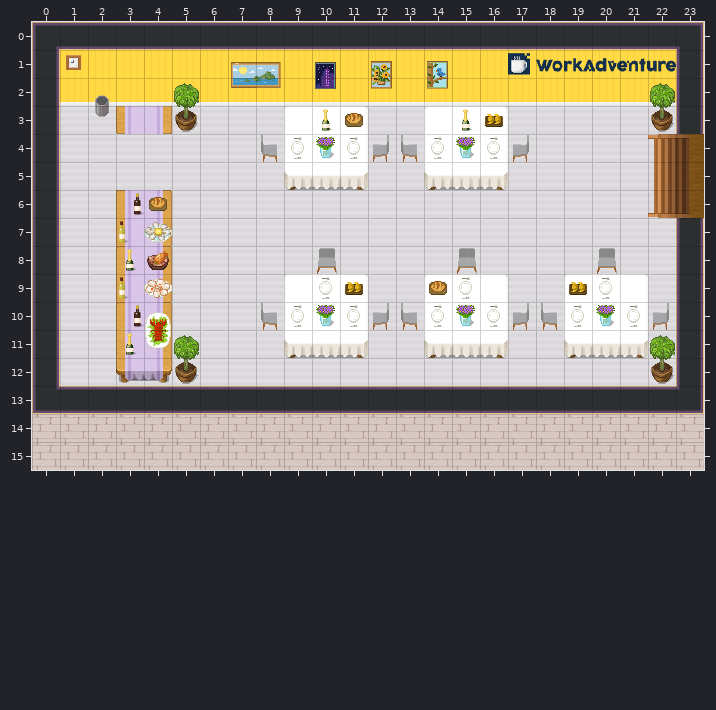
Tiled map (JSON): Amirali.tmj. Above: the version before the commit.
Cells are 32x32 px. Shown: x 0..23, y 0..15.
The same view after the edit:
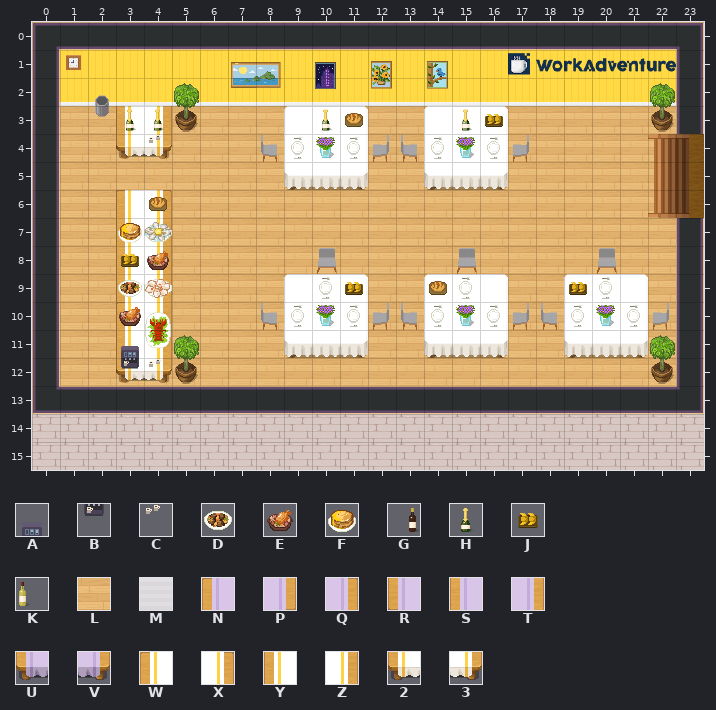
Key: from "WA_Miscellaneous": A 46, B 56, C 58, D 91, E 92, F 93, G 95, H 96, J 104, K 105; from "WA_Room_Builder": L 170, M 358; from "WA_Tables": N 204, P 204 turned 180, Q 206, R 206 turned 180, S 214, T 216, U 224, V 226, W 240, X 242, Y 250, Z 252, 2 260, 3 262.
_ is an empty cell, # one hidden under a higher layer, . an unchanged one.
What changed:
--- layer "floor/floor1"
@@ x 1..22 @@
- 3 MMM.MMMM...MM...MMMMMM
- 4 MMMMMMMM...MM...MMMMMM
- 5 MMMMMMMMMMMMMMMMMMMMMM
- 6 MM.MMMMMMMMMMMMMMMMMMM
- 7 MM..MMMMMMMMMMMMMMMMMM
- 8 MM.MMMMMMMMMMMMMMMMMMM
- 9 MM..MMMM...MM...MM...M
-10 MM.MMMMM...MM...MM...M
-11 MM..MMMMMMMMMMMMMMMMMM
-12 MMMMMMMMMMMMMMMMMMMMMM
+ 3 LL#.LLLL...LL...LLLLLL
+ 4 LLLLLLLL...LL...LLLLLL
+ 5 LLLLLLLLLLLLLLLLLLLLLL
+ 6 LL.LLLLLLLLLLLLLLLLLLL
+ 7 LL..LLLLLLLLLLLLLLLLLL
+ 8 LL.#LLLLLLLLLLLLLLLLLL
+ 9 LL..LLLL...LL...LL...L
+10 LL.#LLLL...LL...LL...L
+11 LL..LLLLLLLLLLLLLLLLLL
+12 LLLLLLLLLLLLLLLLLLLLLL
--- layer "furniture/furniture1"
@@ x 3..4 @@
- 3 RP
- 4 __
+ 3 YZ
+ 4 23
@@ x 3..4 @@
- 6 NQ
- 7 ST
- 8 NQ
- 9 ST
-10 NQ
-11 ST
-12 UV
+ 6 WX
+ 7 YZ
+ 8 YZ
+ 9 YZ
+10 WZ
+11 YZ
+12 23
--- layer "furniture/furniture2"
@@ x 3..4 @@
- 3 __
+ 3 HH
@@ x 3..3 @@
- 6 G
- 7 K
- 8 H
- 9 K
-10 G
-11 H
-12 _
+ 6 _
+ 7 F
+ 8 J
+ 9 D
+10 E
+11 A
+12 B
--- layer "furniture/furniture3"
@@ x 4..4 @@
- 4 _
+ 4 C
@@ x 4..4 @@
-12 _
+12 C
Boxes around the changes in both pictures, in picture pixels (x1, y1, x2, y2):
changed: (60, 106, 676, 386)
